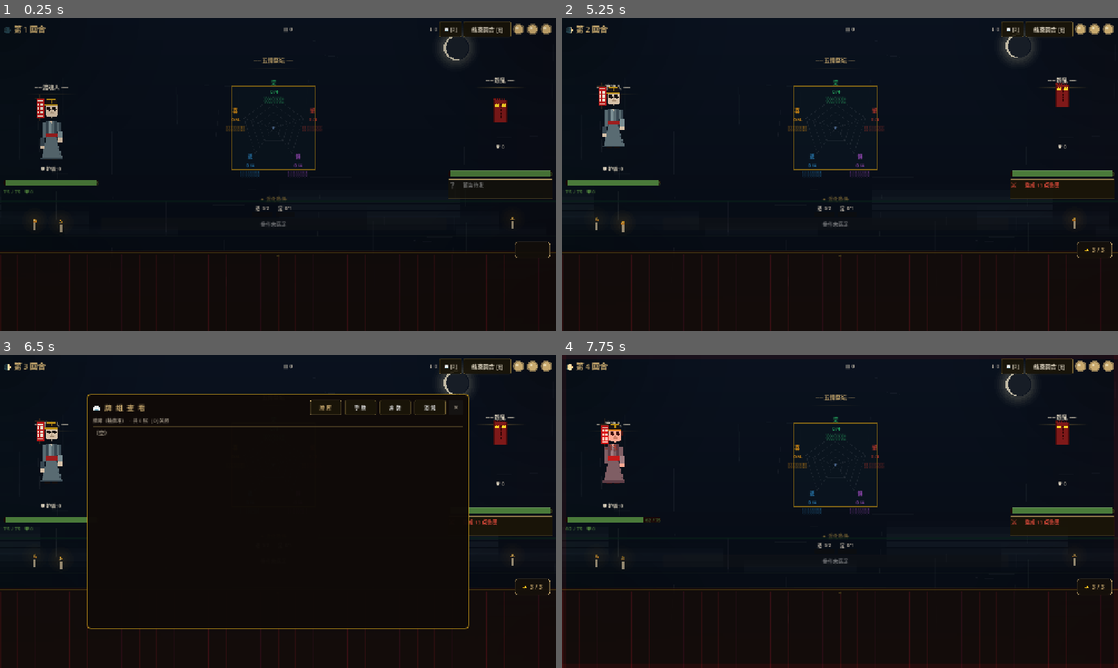
Above: before the commit, frames 1-4 (two rows, left to right).
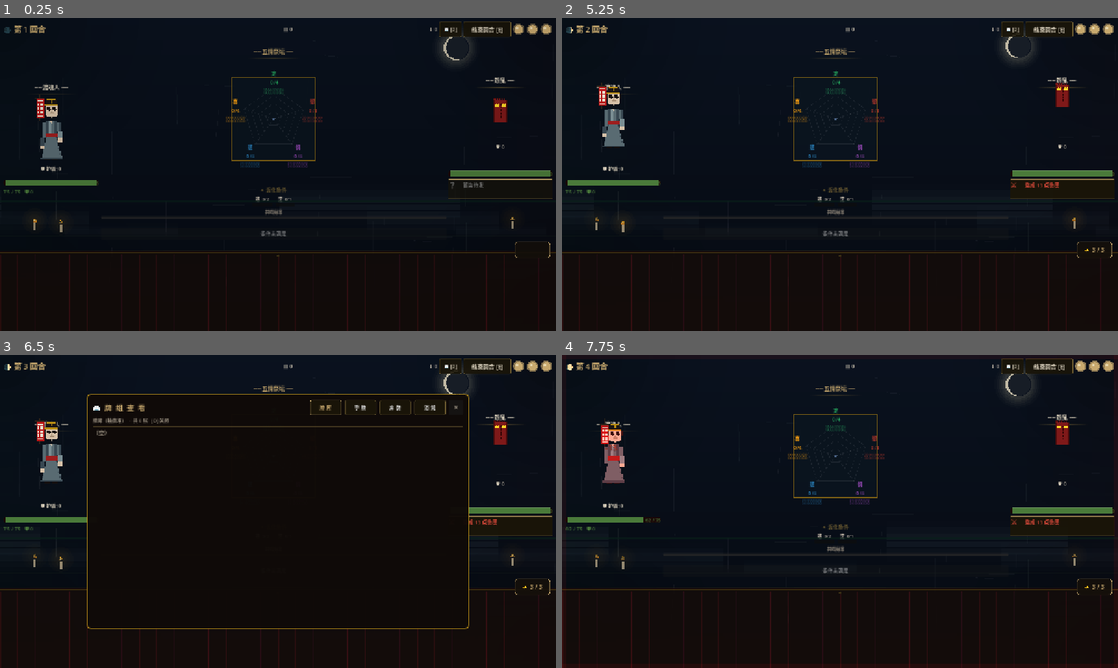
Above: after the commit, the same moments.

Repository: qianhua76123-pixel/soul-ferry
Game: Godot game, scene res://scenes/BattleScene.tscn
Two runs of this game, one before a commit and one after it. Both use one fixed random seed, a clock stepped at 60 frames per second and the inputs below. This scene is started directly instead of the project's main scene.
Inputs (mouse positions are in pixels of both pictures, inside the frame that each line leads up to):
- Up to frame 1 (0.25 s): no input
- Up to frame 2 (5.25 s): click "结束回合 [E]" at 0.5 s; click "📖 [D]" at 1.25 s; click "牌 库" at 2 s; click "手 牌" at 2.75 s; click "弃 牌" at 3.5 s; click "消 耗" at 4.25 s; click "✕" at 5 s
- Up to frame 3 (6.5 s): tap Enter at 5.75 s; move the mouse to (400, 495) at 5.77 s; hold D from 5.78 s (still down); tap E at 5.85 s; click (400, 495) at 5.92 s; tap Space at 6.02 s
- Up to frame 4 (7.75 s): move the mouse to (728, 527) at 6.52 s; release D at 6.53 s; tap Enter at 6.6 s; tap Space at 6.77, 7.25 s; move the mouse to (895, 442) at 7.27 s; hold D from 7.28 s (still down); tap E at 7.35 s

The runs differ from the first frame. In frame 1, 1.2% of the frame differs, in the area x 40-58%, y 9-70%; in frame 2, 1.3%, in the area x 24-58%, y 9-70%; in frame 3, less than 0.1%; in frame 4, 1.3%.

Commit message:
fix: P0锁链跳过逻辑改用独立flag + P2渡化频率/中断状态UI可视化

Diff:
--- a/scripts/battle/BattleStateMachine.gd
+++ b/scripts/battle/BattleStateMachine.gd
@@ -15,6 +15,7 @@
 signal chain_applied(total_chains: int)  # 锁链施加后通知 HUD 刷新
 signal marks_changed(marks: Dictionary)  # 印记层数变化通知 UI
 signal card_blocked_by_disorder(card: Dictionary, reason: String)  # 失控限制：牌无法打出
+signal du_hua_state_updated(frequency: int, interrupts: int, stage: int)  # 渡化频率/中断/阶段状态变化
 
 # ── 渡化窗口系统变量 ──────────────────────────────────
 var du_hua_frequency: int = 0          # 渡化频率（0-100）
@@ -75,6 +76,7 @@
 # ── 沈铁钧新增 ──────────────────────────────────
 var enemy_chains: int = 0           # 锁链层数（主目标）
 var _total_chains_this_battle: int = 0  # 千斤锁检测
+var _skip_next_action: bool = false  # 锁链镇压/fear共鸣：标记跳过敌人下一次行动
 
 var joy_cards_played_this_turn: int = 0
 var du_hua_triggered: bool = false
@@ -92,6 +94,7 @@
 	player_armor  = 0
 	enemy_chains  = 0
 	_total_chains_this_battle = 0
+	_skip_next_action = false  # 重置锁链跳过标记
 	_damage_taken_this_turn = 0
 	_reflect_charges = 0
 	_reflect_ratio   = 0.0
@@ -250,6 +253,7 @@
 		chain_applied.emit(enemy_chains)
 	# 渡化频率自然衰减（每回合末-10，最低0）
 	du_hua_frequency = maxi(0, du_hua_frequency - 10)
+	du_hua_state_updated.emit(du_hua_frequency, du_hua_interrupts, du_hua_stage)
 
 	# 渡化超时中断：条件已触发但玩家超过5回合没有确认渡化
 	if du_hua_triggered and du_hua_stage != -1:
@@ -1034,11 +1038,13 @@
 		3:
 			# 第3次：渡化永久关闭
 			du_hua_stage = -1   # 特殊标记：永久关闭
+	du_hua_state_updated.emit(du_hua_frequency, du_hua_interrupts, du_hua_stage)
 
 ## 渡化频率增加（敌人情绪施压后调用）
 func _on_enemy_emotion_push_action() -> void:
 	var gain: int = enemy_data.get("purification_window_gain", 20)
 	du_hua_frequency = mini(du_hua_frequency + gain, 100)
+	du_hua_state_updated.emit(du_hua_frequency, du_hua_interrupts, du_hua_stage)
 
 ## 执念计数器：每回合开始+1，达5时爆发
 func _on_turn_start_obsession() -> void:
@@ -1067,6 +1073,7 @@
 	var desc: String = str(
 		enemy_data.get("du_hua_condition", {}).get("description", "渡化条件已满足"))
 	du_hua_available.emit(desc)
+	du_hua_state_updated.emit(du_hua_frequency, du_hua_interrupts, du_hua_stage)
 
 func confirm_du_hua() -> void:
 	if not du_hua_triggered: return
@@ -1110,9 +1117,9 @@
 
 func _execute_enemy_action(action: Dictionary) -> void:
 	if action.is_empty(): return
-	# 锁链≥5层：跳过本次行动（镇压效果）
-	if next_intent.get("skip_next", false):
-		next_intent.erase("skip_next")
+	# 锁链镇压/fear共鸣：跳过本次行动（使用独立标记，避免与 next_intent 混淆）
+	if _skip_next_action:
+		_skip_next_action = false
 		return
 	var mul: float = EmotionManager.get_enemy_damage_multiplier()
 	# 愤怒阶段：敌人伤害额外×1.3（仅在无 phase_2_actions 时）
@@ -1361,7 +1368,7 @@
 	RelicManager.on_chain_total_changed_tiejun(enemy_chains)
 	# 锁链≥5层：下回合敌人跳过行动（镇压效果，类似 fear 共鸣）
 	if enemy_chains >= 5:
-		next_intent["skip_next"] = true
+		_skip_next_action = true
 	# 通知 BattleScene 刷新锁链 HUD
 	chain_applied.emit(enemy_chains)
 
@@ -1385,8 +1392,8 @@
 			var dmg: int = int(8.0 * (1.0 + power_bonus) * EmotionManager.get_attack_multiplier())
 			_deal_damage_to_enemy(dmg)
 		"fear":
-			# 跳过敌人下一次行动：设标记
-			next_intent["skip_next"] = true
+			# 跳过敌人下一次行动：设独立标记（避免与 next_intent 混淆）
+			_skip_next_action = true
 		"rage":
 			var pen_dmg: int = int(15.0 * (1.0 + power_bonus))
 			_deal_damage_to_enemy(pen_dmg)  # 穿甲伤害
--- a/scripts/ui/PurificationPanel.gd
+++ b/scripts/ui/PurificationPanel.gd
@@ -14,6 +14,10 @@
 var _cond_items:  Array = []   # [{emotion, required, bar, label}]
 var _pulse_tween: Tween = null
 var _ready_state: bool  = false
+
+# 渡化频率进度条和状态标签
+var _freq_bar: ProgressBar = null
+var _state_lbl: Label = null
 
 # 当 du_hua_available 被调用时（状态机已确认），直接解锁按钮
 var _state_machine_confirmed: bool = false
@@ -38,6 +42,41 @@
 	_cond_row.add_theme_constant_override("separation", 8)
 	_cond_row.alignment = BoxContainer.ALIGNMENT_CENTER
 	add_child(_cond_row)
+
+	# 渡化频率进度条 + 状态标签
+	var freq_row: VBoxContainer = VBoxContainer.new()
+	freq_row.add_theme_constant_override("separation", 2)
+	add_child(freq_row)
+
+	var freq_title: Label = Label.new()
+	freq_title.text = "共鸣频率"
+	freq_title.add_theme_font_size_override("font_size", 10)
+	freq_title.add_theme_color_override("font_color", UIConstants.color_of("text_dim"))
+	freq_title.horizontal_alignment = HORIZONTAL_ALIGNMENT_CENTER
+	freq_row.add_child(freq_title)
+
+	_freq_bar = ProgressBar.new()
+	_freq_bar.min_value = 0
+	_freq_bar.max_value = 100
+	_freq_bar.value = 0
+	_freq_bar.show_percentage = false
+	_freq_bar.custom_minimum_size = Vector2(200, 6)
+	var freq_fill: StyleBoxFlat = StyleBoxFlat.new()
+	freq_fill.bg_color = Color(0.8, 0.65, 0.2, 0.9)
+	freq_fill.set_corner_radius_all(3)
+	_freq_bar.add_theme_stylebox_override("fill", freq_fill)
+	var freq_bg: StyleBoxFlat = StyleBoxFlat.new()
+	freq_bg.bg_color = Color(0.15, 0.15, 0.15, 0.8)
+	freq_bg.set_corner_radius_all(3)
+	_freq_bar.add_theme_stylebox_override("background", freq_bg)
+	freq_row.add_child(_freq_bar)
+
+	_state_lbl = Label.new()
+	_state_lbl.text = ""
+	_state_lbl.add_theme_font_size_override("font_size", 10)
+	_state_lbl.add_theme_color_override("font_color", UIConstants.color_of("text_muted"))
+	_state_lbl.horizontal_alignment = HORIZONTAL_ALIGNMENT_CENTER
+	freq_row.add_child(_state_lbl)
 
 	# 渡化按钮
 	_purify_btn = Button.new()
@@ -163,6 +202,45 @@
 	_state_machine_confirmed = true
 	_set_ready(true)
 
+## 渡化频率/中断/阶段状态更新——刷新进度条和状态标签
+func on_du_hua_state_updated(frequency: int, interrupts: int, stage: int) -> void:
+	if not _freq_bar or not _state_lbl:
+		return
+	_freq_bar.value = frequency
+	# 颜色：频率越高越金黄
+	var freq_fill_sty: StyleBoxFlat = StyleBoxFlat.new()
+	if frequency >= 60:
+		freq_fill_sty.bg_color = Color(0.95, 0.8, 0.2, 0.95)
+	elif frequency >= 30:
+		freq_fill_sty.bg_color = Color(0.7, 0.55, 0.2, 0.85)
+	else:
+		freq_fill_sty.bg_color = Color(0.45, 0.35, 0.2, 0.75)
+	freq_fill_sty.set_corner_radius_all(3)
+	_freq_bar.add_theme_stylebox_override("fill", freq_fill_sty)
+	# 状态标签
+	var quality_hint: String = ""
+	if frequency >= 60:
+		quality_hint = " → 完美"
+	elif frequency >= 30:
+		quality_hint = " → 稳定"
+	else:
+		quality_hint = " → 微弱"
+	var interrupt_text: String = ""
+	if interrupts == 1:
+		interrupt_text = " ⚠︎中断×1"
+	elif interrupts == 2:
+		interrupt_text = " ⚠︎中断×2"
+	elif stage == -1:
+		interrupt_text = " ✗渡化封闭"
+	_state_lbl.text = "频率%d%s%s" % [frequency, quality_hint, interrupt_text]
+	# 渡化永久封闭时变红
+	if stage == -1:
+		_state_lbl.add_theme_color_override("font_color", Color(0.9, 0.3, 0.3))
+	elif interrupts > 0:
+		_state_lbl.add_theme_color_override("font_color", Color(0.9, 0.65, 0.2))
+	else:
+		_state_lbl.add_theme_color_override("font_color", UIConstants.color_of("text_muted"))
+
 ## 渡化完成后重置（供下一场战斗）
 func reset() -> void:
 	_state_machine_confirmed = false
